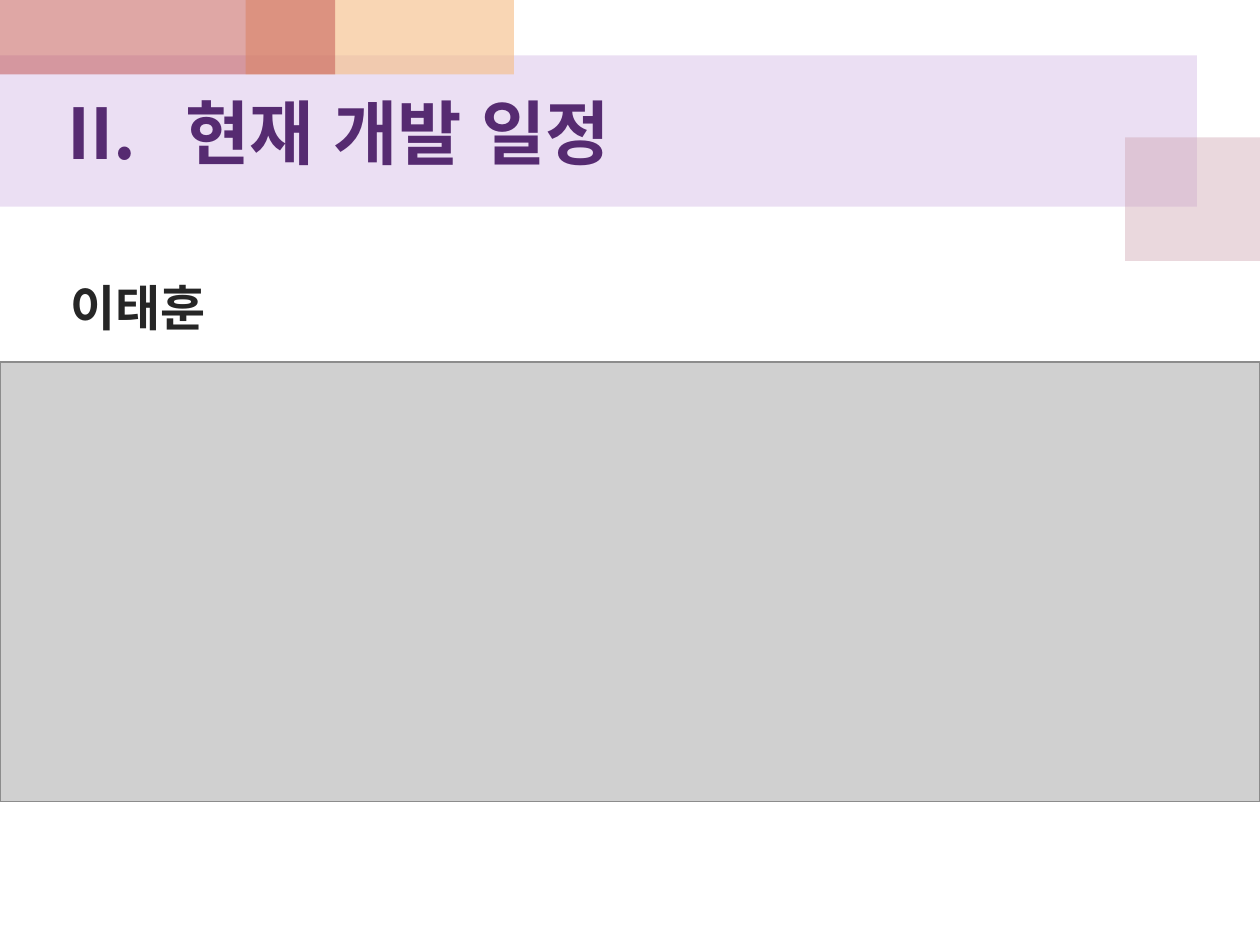
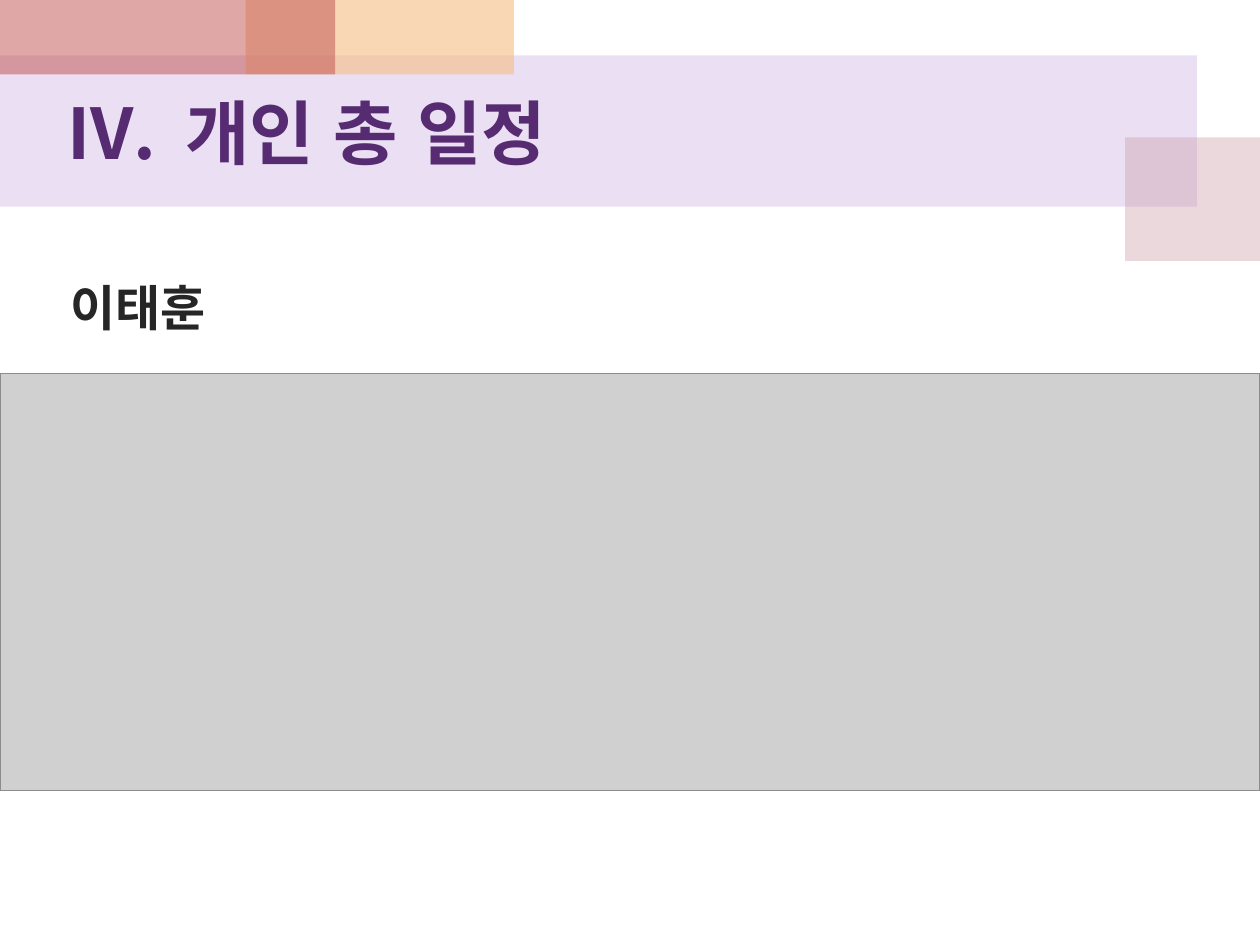
Before and after one commit to WiJYng/SGA_DirectxTeam, a slide deck: slide 21 of 중간보고서/테라무쌍_최종보고.pptx (slide 4 before the commit). Drawn at 1260x945 pixels with LibreOffice and Linux fonts; fonts in the diff are those of the drawing; grey boxes stand for pictures. Boxes give left, top, right and bottom in pixels: in the first picture for what was removed or moved away, otherwise in the second. Text is boxed around its words. In the diff, an @@ line names an element or a change of style, - is before the commit and + after.

```diff
--- a/중간보고서/테라무쌍_최종보고.pptx
+++ b/중간보고서/테라무쌍_최종보고.pptx
@@ text at (x1=185, y1=100, x2=546, y2=166): text changed @@
-II. 현재 개발 일정
+IV. 개인 총 일정
@@ picture resized from (x1=0, y1=362, x2=1260, y2=801) to (x1=0, y1=373, x2=1260, y2=790) @@
```
Also in this commit, not shown: 13 other slides changed, 9 slides added, 2 other files.
